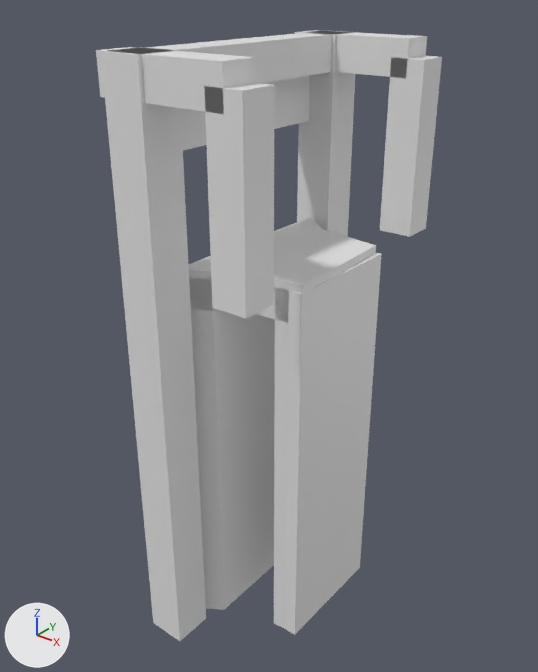
Before and after pictures for a commit that changed the glTF model models/beesd/beesd-brug-6435441c/beesd-brug-6435441c.glb.
The view is the same before and after, from a 50 mm camera at (10.43, -14.04, 6.77) aimed at (-0.74, -0.08, -1.89). The lights are fixed; the arrows at lower left show +X, +Y and +Z. The older version comes first.

Names of what the first picture shows: 'building:balans', 'building:balans 2', 'building:contragewicht', 'building:hamei', 'building:hamei 2', 'building:hangstang', 'building:hangstang 2', 'building:portaal', 'road:inrit', 'road:landhoofd (aangenomen)', 'road:landhoofd (aangenomen) 2' and 1 more.
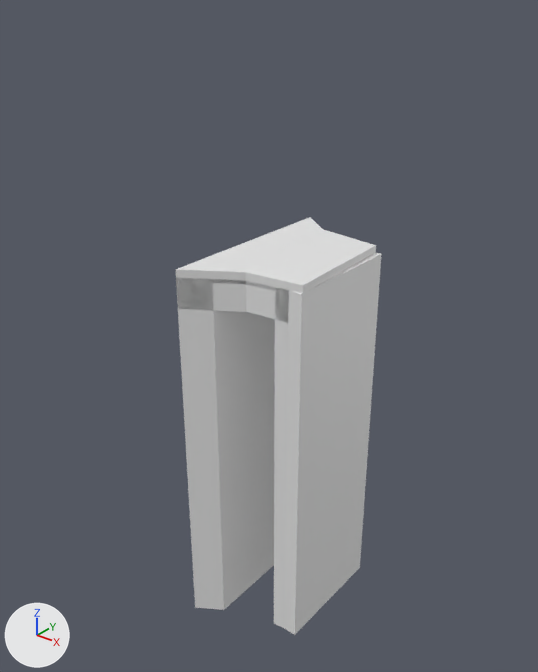
The change, as a diff of the scene's bpy script:
```diff
--- a/models/beesd/beesd-brug-6435441c/beesd-brug-6435441c.glb.py
+++ b/models/beesd/beesd-brug-6435441c/beesd-brug-6435441c.glb.py
@@ ob_building_hamei @@
-ob_building_hamei = bpy.data.objects.new('building:hamei', me_hamei)
-ob_building_hamei.location = (0.0, 0.0, 0.0)
@@ ob_building_hamei_2 @@
-ob_building_hamei_2 = bpy.data.objects.new('building:hamei 2', me_hamei_2)
-ob_building_hamei_2.location = (0.0, 0.0, 0.0)
@@ ob_building_portaal @@
-ob_building_portaal = bpy.data.objects.new('building:portaal', me_portaal)
-ob_building_portaal.location = (0.0, 0.0, 0.0)
@@ ob_building_balans @@
-ob_building_balans = bpy.data.objects.new('building:balans', me_balans)
-ob_building_balans.location = (0.0, 0.0, 0.0)
@@ ob_building_hangstang @@
-ob_building_hangstang = bpy.data.objects.new('building:hangstang', me_hangstang)
-ob_building_hangstang.location = (0.0, 0.0, 0.0)
@@ ob_building_balans_2 @@
-ob_building_balans_2 = bpy.data.objects.new('building:balans 2', me_balans_2)
-ob_building_balans_2.location = (0.0, 0.0, 0.0)
@@ ob_building_hangstang_2 @@
-ob_building_hangstang_2 = bpy.data.objects.new('building:hangstang 2', me_hangstang_2)
-ob_building_hangstang_2.location = (0.0, 0.0, 0.0)
@@ ob_building_contragewicht @@
-ob_building_contragewicht = bpy.data.objects.new('building:contragewicht', me_contragewicht)
-ob_building_contragewicht.location = (0.0, 0.0, 0.0)
```

What differs and where, as boxes [x1, y1, x2, y2] in the pictures (538 x 672 px):
'building:hamei 2', deleted: before [101, 47, 206, 641]
'building:hangstang 2', deleted: before [204, 83, 274, 319]
'building:hangstang', deleted: before [380, 56, 442, 237]
'building:hamei', deleted: before [297, 31, 355, 237]
'building:balans 2', deleted: before [96, 47, 255, 114]
'building:portaal', deleted: before [131, 32, 332, 83]
'building:balans', deleted: before [295, 30, 427, 78]
'building:contragewicht', deleted: before [181, 76, 309, 150]
'road:dek', unchanged, uncovered by the edit: before [189, 278, 289, 322]; after [176, 278, 289, 322]
